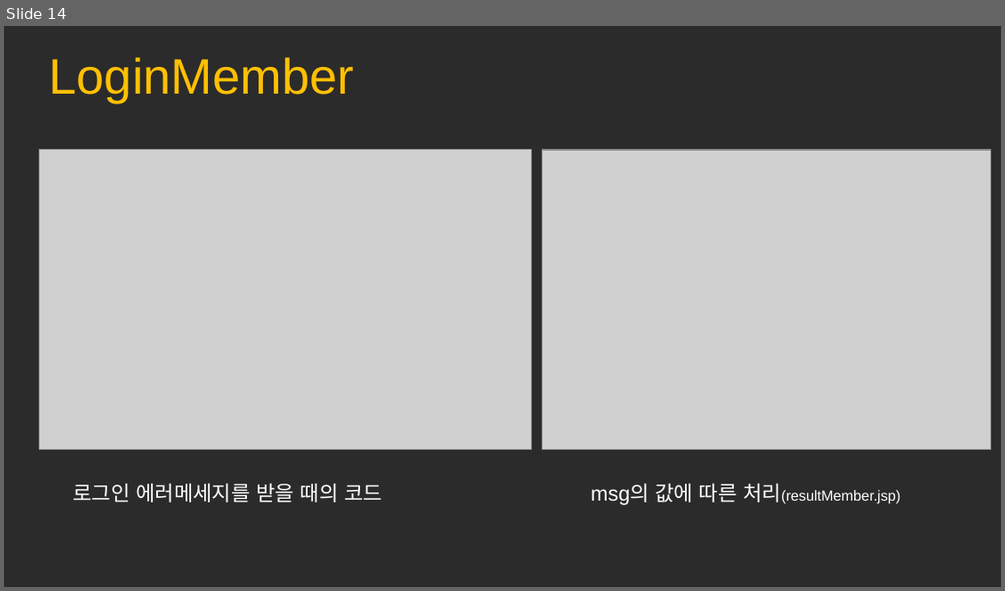
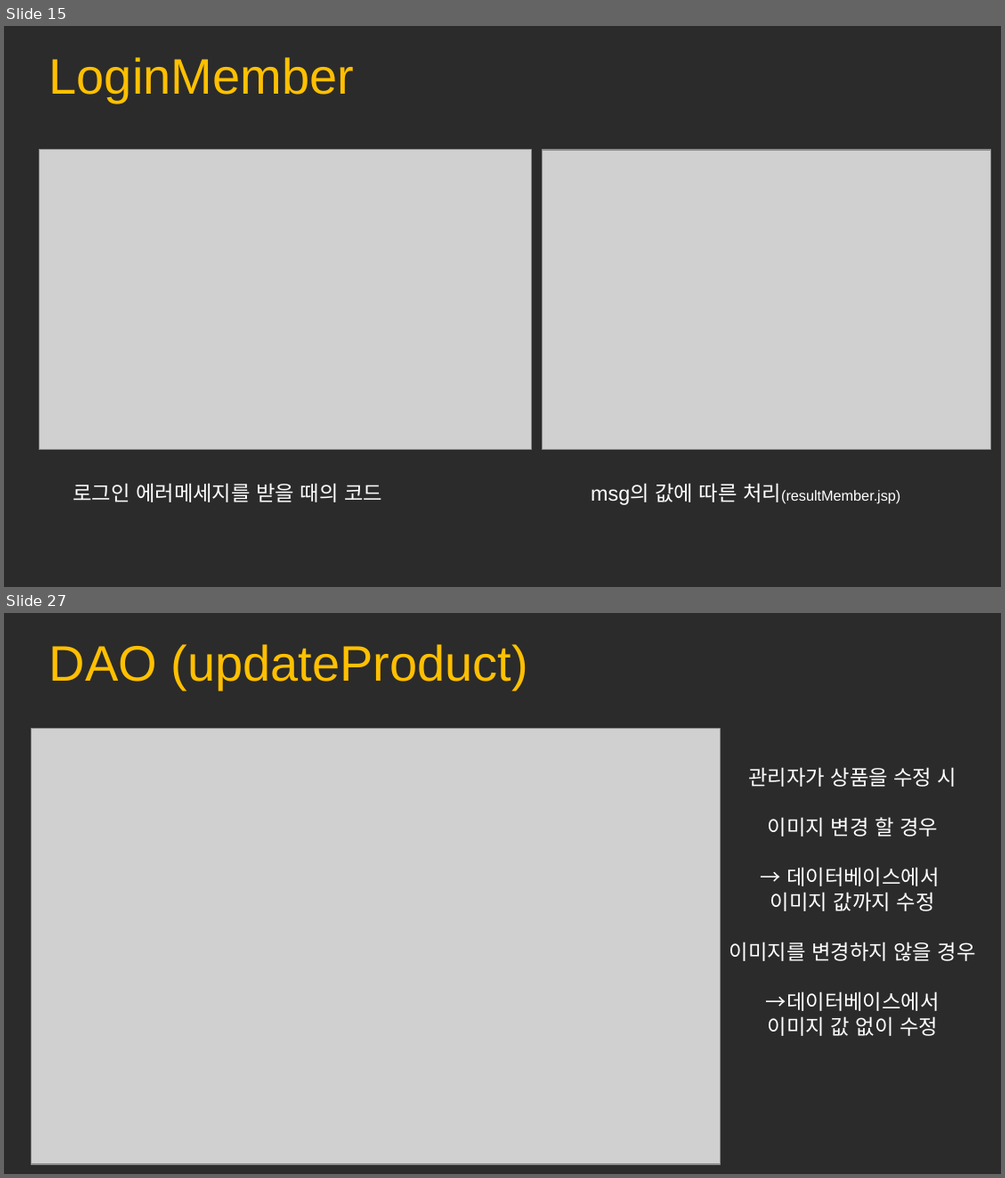
Before and after one commit to mina0502/portfolio, a slide deck: jsp/JSP.pptx. Shown one above the other, each under a label of ours: slide 14 before the commit, slides 15 and 27 after it; the slides between them are not shown. The pictures are 1005x591 and 1005x1178 pixels, drawn with LibreOffice and Linux fonts; fonts in the diff are those of the drawing; grey boxes stand for pictures; background and template pictures are left out; a plain dark background stands for a picture behind light text. Boxes give left, top, right and bottom in pixels: in the first picture for what was removed or moved away, otherwise in the second. Text is boxed around its words. In the diff, an @@ line names an element or a change of style, - is before the commit and + after.

```diff
--- a/jsp/JSP.pptx
+++ b/jsp/JSP.pptx
@@ slide 27 added at [4,613,1001,1174], background picture (left out) @@
@@ text added at [49,644,527,690], 36 pt, text #FFC000 @@
+DAO (updateProduct)
@@ picture added at [32,729,720,1164] @@
@@ text added at [729,767,976,1036], 15 pt, text #FFFFFF @@
+관리자가 상품을 수정 시
+이미지 변경 할 경우
+→ 데이터베이스에서
+이미지 값까지 수정
+이미지를 변경하지 않을 경우
+→데이터베이스에서
+이미지 값 없이 수정
@@ what was slide 14 is now slide 15 @@
```
Also in this commit, not shown: 3 slides changed, 25 other slides added, 1 slide removed.
